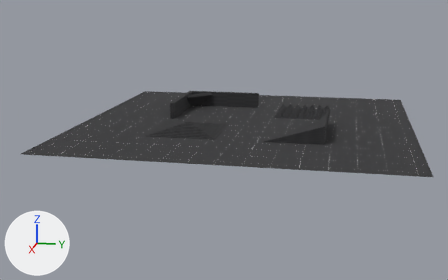
What one commit did to the Blender file assets/playground.blend.
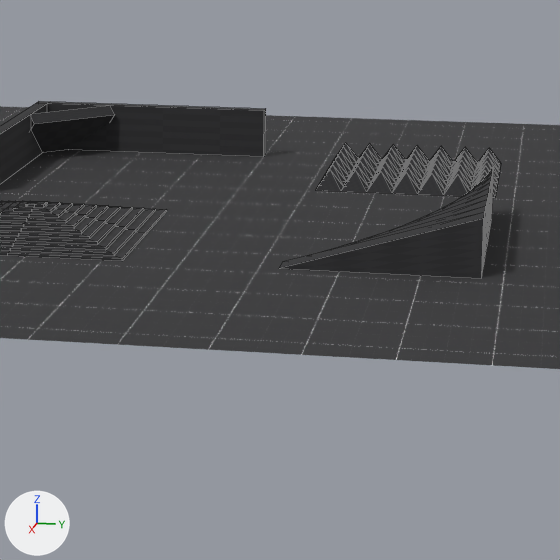
Each version appears first whole from a 50 mm lens placed at (226.2, 36.3, 49.1), pointed at (3.6, -8.2, -6.6), and next in a close-up on the part from 40% to 78% of the width and 21% to 82% of the height. Every picture has the same lights, and +X, +Y and +Z are marked at lower left. The close-ups show mesh edges as thin lines.
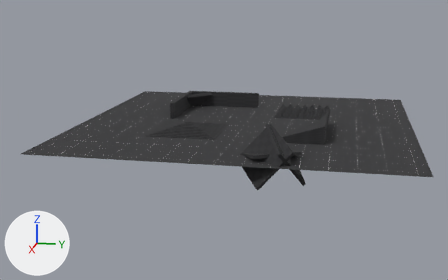
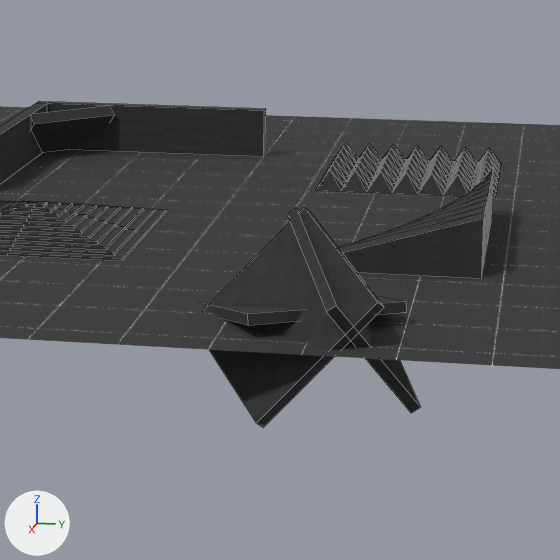
Where the newer file only moved an object's origin or applied its transform, the numbers keep the older frame.

Pixel boxes (x1, y1, x2, y2) of what changed, in the close-ups (560 x 560 px):
'Cube.018', added: after (203, 207, 420, 427)
'Cube.015', added: after (201, 295, 407, 325)

The change, as a diff of the scene's bpy script:
```diff
--- a/assets/playground.blend.py
+++ b/assets/playground.blend.py
@@ me_cube @@
+me_cube.from_pydata(...)  # a box spanning x -1.0..1.0, y -1.0..1.0, z -1.0..0.0
+me_cube.materials.append(mat_debug_2)
@@ ob_cube_018 @@
+ob_cube_018 = bpy.data.objects.new('Cube.018', me_cube.copy())
+ob_cube_018.location = (49.1, 18.9, 1.0)
+ob_cube_018.rotation_euler = (2.234, 0.378, 0.382)  # degrees (128, 22, 22)
+ob_cube_018.scale = (7.5, 7.5, 1.0)
+_m = ob_cube_018.modifiers.new('Mirror', 'MIRROR')
+_m.use_axis = (False, True, False)
+_m.mirror_object = ob_cube_015
@@ ob_cube_015 @@
+ob_cube_015 = bpy.data.objects.new('Cube.015', me_cube)
+ob_cube_015.location = (46.0, 14.0, 1.0)
+ob_cube_015.rotation_euler = (0.0, -0.175, 0.49)  # degrees (0, -10, 28)
+ob_cube_015.scale = (7.5, 7.5, 1.0)
```
